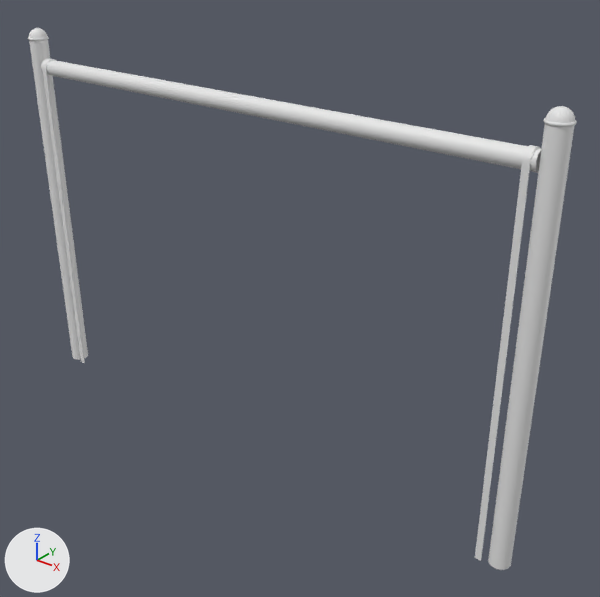
The Blender file BlenderWork/ChainFence.blend as it was, and as the next commit left it.
Before and after are seen from a 50 mm camera at (11.4, -28.1, 27.2) aimed at (-12.0, 1.2, 9.0). The axes (+X, +Y, +Z) are drawn at lower left. The lights are the same throughout.

Objects in the first picture: 'Cube', 'Cube.001', 'Pole2.001', 'Pole2.003', 'Pole2.004'.
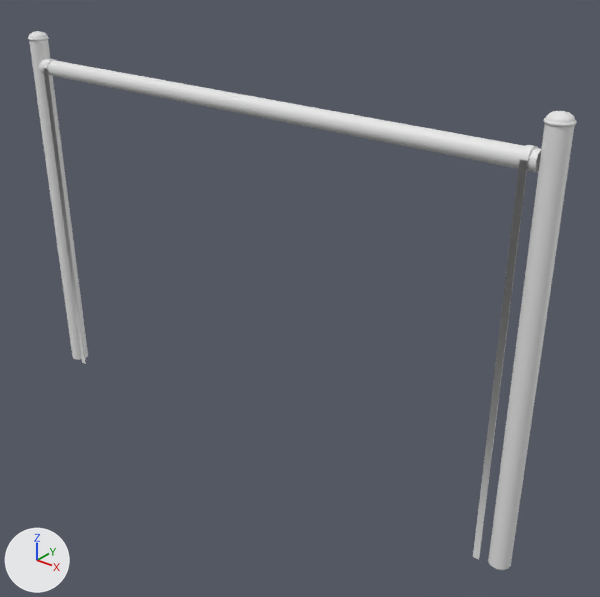
Changed parts and their boxes (x1, y1, x2, y2) in the pictures (600 x 597 px):
'Cube.001', shading changed, moved: before (475, 145, 541, 561); after (473, 145, 538, 560)
'Cube', shading changed, moved: before (42, 59, 85, 363); after (43, 59, 86, 364)

Patch to the scene script:
```diff
--- a/BlenderWork/ChainFence.blend.py
+++ b/BlenderWork/ChainFence.blend.py
@@ me_cube_001 @@
 me_cube_001.from_pydata(...)  # 72 vertices, 71 faces; spans x -1.0..1.0, y -2.9..3.2, z -79.8..1.0
 # used by ob_cube; location = (-28.65, 0.0, 0.25); scale = (-0.15, -0.15, -0.236)
+# me_cube_001 part 1: edges marked sharp go from 0 to 78
@@ me_cube_002 @@
 me_cube_002.from_pydata(...)  # 72 vertices, 71 faces; spans x -1.0..1.0, y -2.9..3.2, z -79.8..1.0
 # used by ob_cube_001; location = (-0.35, 0.0, 0.25); scale = (-0.15, -0.15, -0.236)
+# me_cube_002 part 2: edges marked sharp go from 0 to 78
@@ ob_cube @@
 ob_cube = bpy.data.objects.new('Cube', me_cube_001)
-ob_cube.location = (-28.65, 0.0, 0.25)
+ob_cube.location = (-28.55, 0.0, 0.25)
 ob_cube.scale = (-0.15, -0.15, -0.236)
@@ ob_cube_001 @@
 ob_cube_001 = bpy.data.objects.new('Cube.001', me_cube_002)
-ob_cube_001.location = (-0.35, 0.0, 0.25)
+ob_cube_001.location = (-0.45, 0.0, 0.25)
 ob_cube_001.scale = (-0.15, -0.15, -0.236)
```
